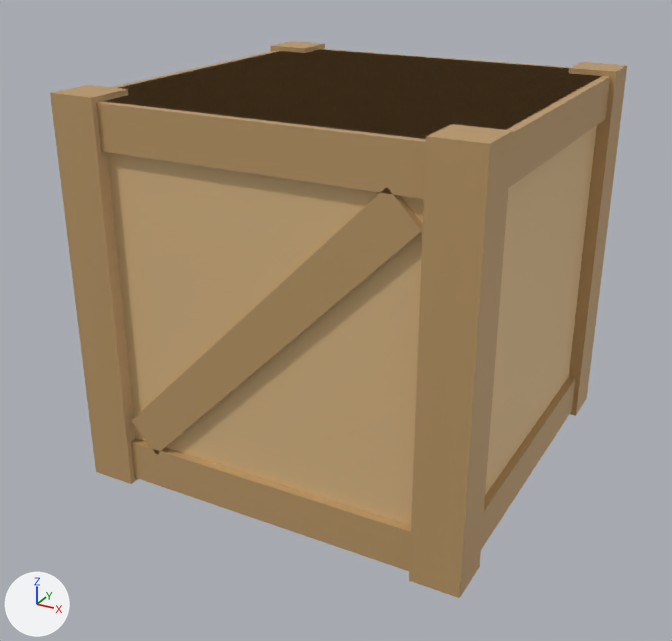
Renders of the glTF model models/11_wooden_crate.glb from each side of a commit.
One viewpoint serves both versions: a 50 mm lens placed at (0.789, -1.533, 1.006), pointed at (-0.021, -0.062, 0.27). Arrows for +X, +Y and +Z are at lower left; the lights stay in place. The picture after the commit comes second. Vertices at exactly the same position are counted once.

Names of what the first picture shows: 'WoodenCrate'.
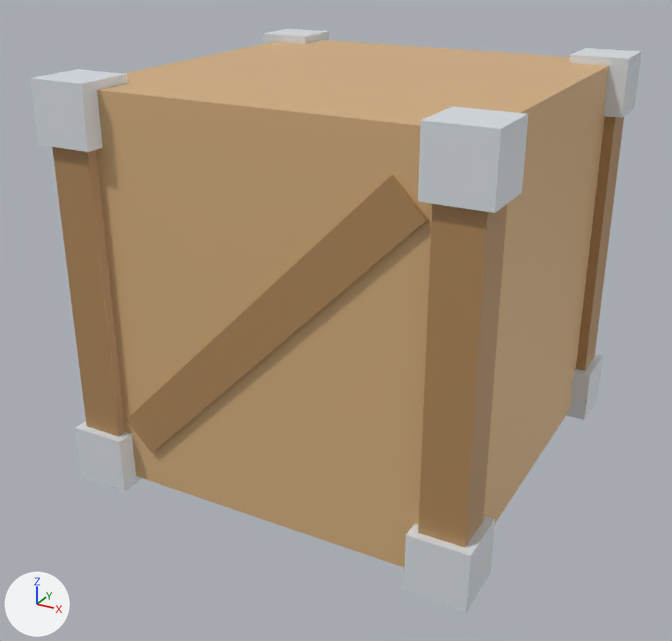
Boxes [x1, y1, x2, y2] around the edits, measured in the pictures (672 x 641 px):
'WoodenCrate', reshaped (6% wider): before [50, 41, 627, 598]; after [30, 29, 642, 612]
part 1 of me_woodencrate, added (brown): after [96, 40, 609, 568]
part 2 of me_woodencrate, added: after [263, 29, 329, 44]
part 3 of me_woodencrate, added (brown): after [52, 147, 126, 436]
part 4 of me_woodencrate, added: after [75, 421, 142, 491]
part 5 of me_woodencrate, added: after [30, 69, 127, 152]
part 6 of me_woodencrate, added (brown): after [576, 116, 624, 371]
part 7 of me_woodencrate, added: after [566, 354, 603, 420]
part 8 of me_woodencrate, added: after [570, 48, 642, 118]
part 9 of me_woodencrate, added (brown): after [418, 204, 507, 548]
part 10 of me_woodencrate, added: after [404, 516, 495, 612]
part 11 of me_woodencrate, added: after [418, 106, 528, 213]
part 12 of me_woodencrate, rebuilt: before [104, 50, 599, 526]; after [126, 175, 428, 453]
part 13 of me_woodencrate, deleted (brown): before [50, 41, 627, 598]

The change, as a list of edits to the scene's bpy script:
```text
Add mat_pbrvertexmat:
    mat_pbrvertexmat = bpy.data.materials.new('PBRVertexMat')
    mat_pbrvertexmat.use_nodes = True; mat_pbrvertexmat.node_tree.nodes.clear()
    _N = mat_pbrvertexmat.node_tree.nodes; _L = mat_pbrvertexmat.node_tree.links
    n0 = _N.new('ShaderNodeBsdfPrincipled'); n0.name = 'Principled BSDF'
    n0.inputs[1].default_value = 0.18  # 'Metallic'
    n0.inputs[2].default_value = 0.48  # 'Roughness'
    n1 = _N.new('ShaderNodeOutputMaterial'); n1.name = 'Material Output'
    n2 = _N.new('ShaderNodeVertexColor'); n2.name = 'Color Attribute'
    _L.new(n0.outputs[0], n1.inputs[0])  # 'BSDF' to 'Surface'
    _L.new(n2.outputs[0], n0.inputs[0])  # 'Color' to 'Base Color'
Change me_woodencrate:
    used by ob_woodencrate; location = (0.0, 0.0, 0.0)
    remove me_woodencrate.from_pydata(...)  # 64 vertices, 96 faces; spans x -0.385..0.385, y -0.385..0.385, z -0.01..0.73
    remove me_woodencrate.materials.append(mat_vertexcolormat)
    add me_woodencrate.from_pydata(...)  # 112 vertices, 168 faces; spans x -0.405..0.405, y -0.405..0.405, z -0.015..0.755
    me_woodencrate part 1: a new loose piece, a box spanning x -0.37..0.37, y -0.37..0.37, z 0.0..0.74, in mat_pbrvertexmat
    me_woodencrate part 2: a new loose piece, a box spanning x -0.405..-0.295, y 0.295..0.405, z 0.645..0.755, in mat_pbrvertexmat
    me_woodencrate part 3: a new loose piece, a box spanning x -0.39..-0.31, y -0.39..-0.31, z -0.01..0.75, in mat_pbrvertexmat
    me_woodencrate part 4: a new loose piece, a box spanning x -0.405..-0.295, y -0.405..-0.295, z -0.015..0.095, in mat_pbrvertexmat
    me_woodencrate part 5: a new loose piece, a box spanning x -0.405..-0.295, y -0.405..-0.295, z 0.645..0.755, in mat_pbrvertexmat
    me_woodencrate part 6: a new loose piece, a box spanning x 0.31..0.39, y 0.31..0.39, z -0.01..0.75, in mat_pbrvertexmat
    me_woodencrate part 7: a new loose piece, a box spanning x 0.295..0.405, y 0.295..0.405, z -0.015..0.095, in mat_pbrvertexmat
    me_woodencrate part 8: a new loose piece, a box spanning x 0.295..0.405, y 0.295..0.405, z 0.645..0.755, in mat_pbrvertexmat
    me_woodencrate part 9: a new loose piece, a box spanning x 0.31..0.39, y -0.39..-0.31, z -0.01..0.75, in mat_pbrvertexmat
    me_woodencrate part 10: a new loose piece, a box spanning x 0.295..0.405, y -0.405..-0.295, z -0.015..0.095, in mat_pbrvertexmat
    me_woodencrate part 11: a new loose piece, a box spanning x 0.295..0.405, y -0.405..-0.295, z 0.645..0.755, in mat_pbrvertexmat
    me_woodencrate part 12: the loose piece of 8 vertices spanning x -0.36..0.36, y -0.36..0.36, z 0.0..0.72 is rebuilt with 8 vertices and now spans x -0.297..0.297, y -0.38..0.38, z 0.073..0.667, in mat_pbrvertexmat
    me_woodencrate part 13: 7 loose pieces with 56 vertices, spanning x -0.385..0.385, y -0.385..0.385, z -0.01..0.73, are deleted
    other edits to the shape of me_woodencrate do not show in these pictures
    add me_woodencrate.materials.append(mat_pbrvertexmat)
```
